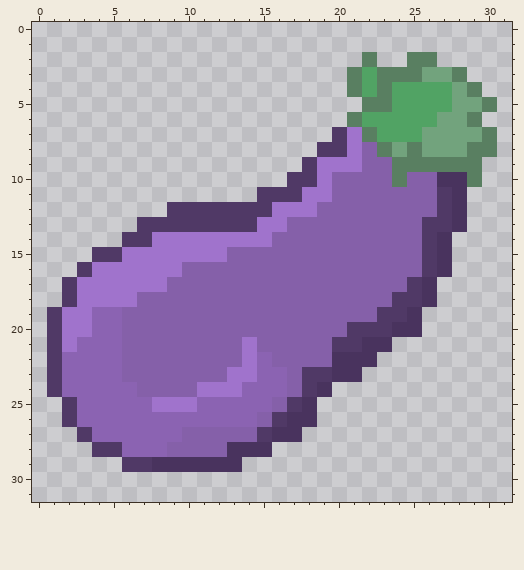
Pixel-art sprite: projectClimbers/sprites/sEggplant/25221ab3-11eb-4410-b93e-adcfdb1567bb.png. Above is the file before it was changed.
The file is 32x32 pixels.
The result:
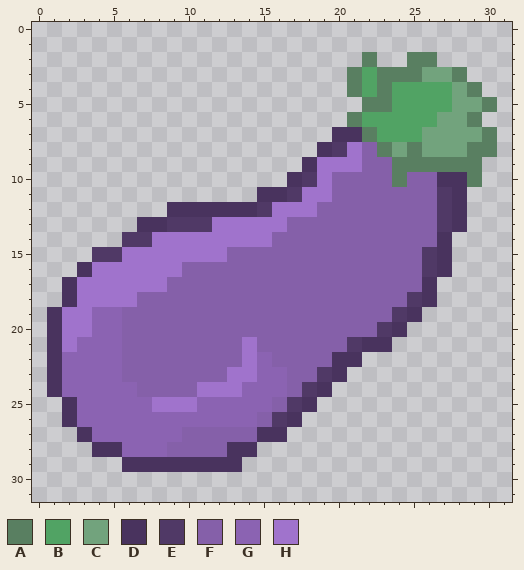
Palette (. is transparent): A #597f61  B #51a364  C #72a37d  D #49335e  E #503966  F #8560a9  G #8b63b2  H #a073cc
The exact change:
{"y":7,"x":20,"old":"EH","new":"DD"}
{"y":8,"x":19,"old":"E","new":"D"}
{"y":9,"x":18,"old":"E","new":"D"}
{"y":10,"x":17,"old":"E","new":"D"}
{"y":11,"x":15,"old":"EE","new":"DD"}
{"y":12,"x":9,"old":"EEEEEE","new":"DDDDDD"}
{"y":13,"x":7,"old":"EE","new":"DD"}
{"y":13,"x":12,"old":"EEE","new":"HHH"}
{"y":13,"x":26,"old":"E","new":"F"}
{"y":14,"x":26,"old":"E","new":"F"}
{"y":16,"x":3,"old":"E","new":"D"}
{"y":17,"x":2,"old":"E","new":"D"}
{"y":17,"x":25,"old":"E","new":"F"}
{"y":18,"x":2,"old":"E","new":"D"}
{"y":18,"x":24,"old":"E","new":"F"}
{"y":19,"x":1,"old":"E","new":"D"}
{"y":19,"x":23,"old":"E","new":"F"}
{"y":20,"x":1,"old":"E","new":"D"}
{"y":20,"x":21,"old":"EE","new":"FF"}
{"y":20,"x":25,"old":"D","new":"."}
{"y":21,"x":1,"old":"E","new":"D"}
{"y":21,"x":20,"old":"E","new":"F"}
{"y":22,"x":1,"old":"E","new":"D"}
{"y":22,"x":22,"old":"D","new":"."}
{"y":23,"x":1,"old":"E","new":"D"}
{"y":23,"x":18,"old":"E","new":"F"}
{"y":23,"x":21,"old":"D","new":"."}
{"y":24,"x":1,"old":"E","new":"D"}
{"y":25,"x":2,"old":"E","new":"D"}
{"y":26,"x":2,"old":"E","new":"D"}
{"y":26,"x":18,"old":"D","new":"."}
{"y":27,"x":3,"old":"E","new":"D"}
{"y":27,"x":15,"old":"E","new":"D"}
{"y":27,"x":17,"old":"D","new":"."}
{"y":28,"x":4,"old":"EE","new":"DD"}
{"y":28,"x":15,"old":"D","new":"."}
{"y":29,"x":6,"old":"EE","new":"DD"}
